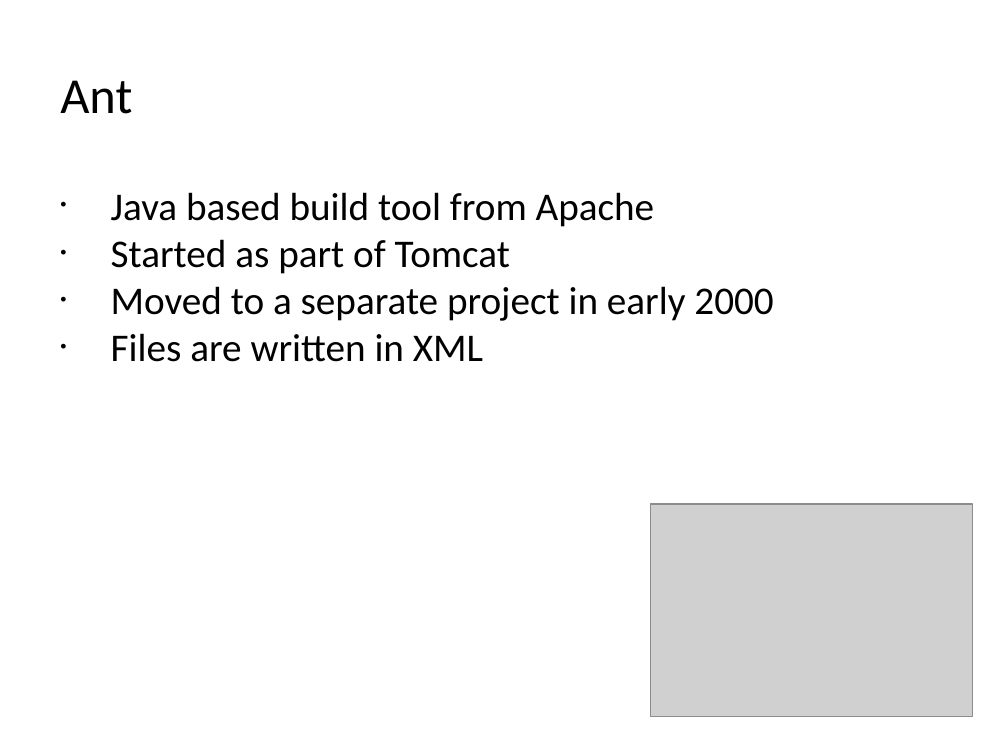
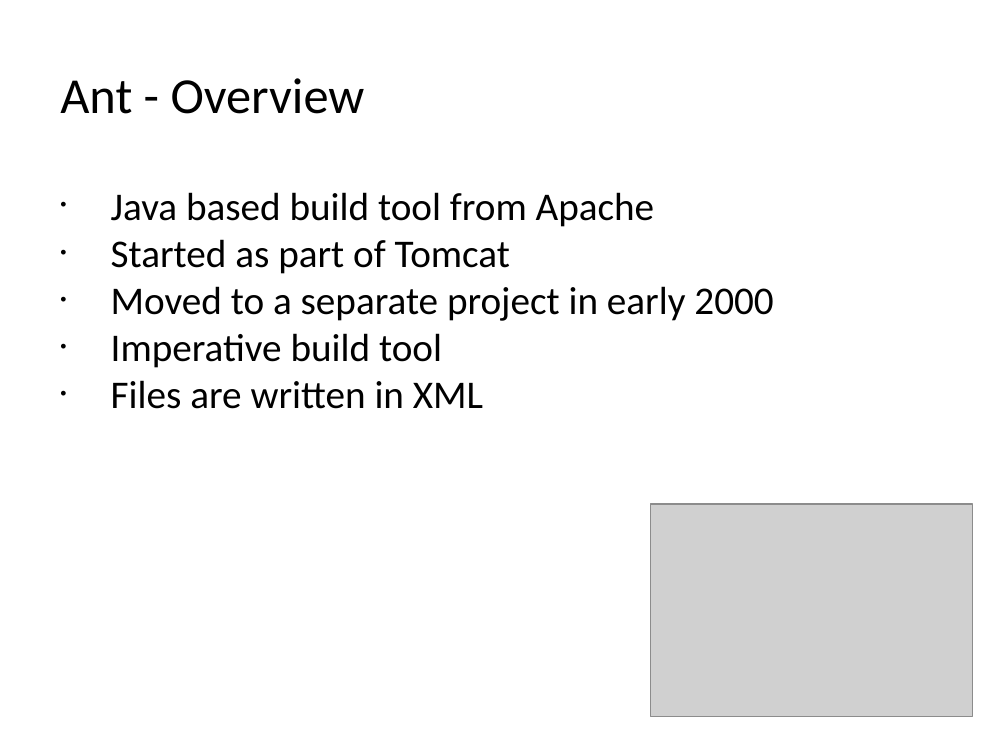
Before and after one commit to kob-aha/gradle-presentation, a slide deck: slide 5 of presentation/Introduction to Gradle.pptx. Drawn at 1008x756 pixels with LibreOffice and Linux fonts; fonts in the diff are those of the drawing; grey boxes stand for pictures. Boxes give left, top, right and bottom in pixels: in the first picture for what was removed or moved away, otherwise in the second. Text is boxed around its words. In the diff, an @@ line names an element or a change of style, - is before the commit and + after.

```diff
--- a/presentation/Introduction to Gradle.pptx
+++ b/presentation/Introduction to Gradle.pptx
@@ text at box(60, 78, 365, 114): text changed @@
-Ant
+Ant - Overview
@@ text at box(111, 333, 442, 368): paragraph added @@
+• Imperative build tool
```
Also in this commit, not shown: 16 other slides changed, 8 slides added, 14 other files.
